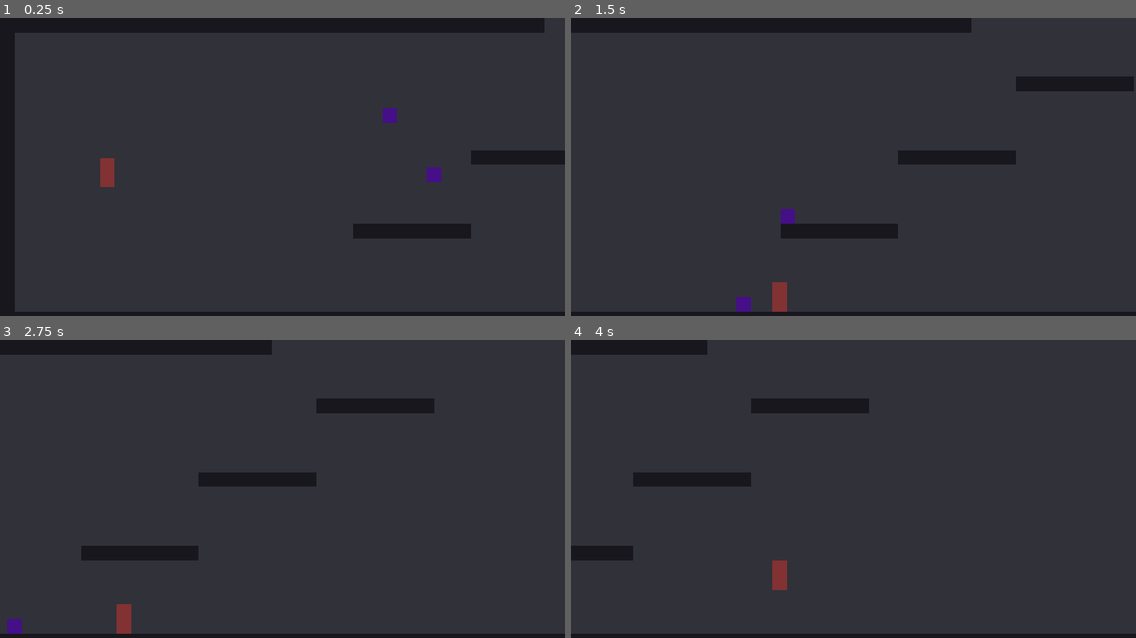
Above: before the commit, frames 1-4 (two rows, left to right).
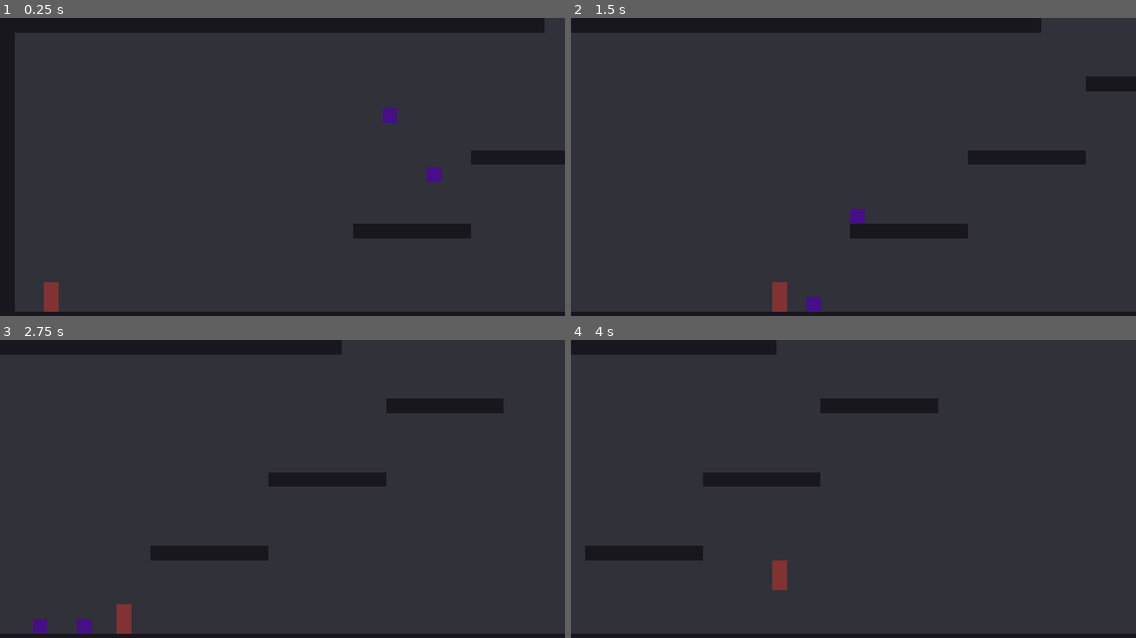
Above: after the commit, the same moments.

Repository: RubixDev/OutOfBounds
Game: Godot game, scene res://scenes/MainScene.tscn
Same seed, same stepped clock (60 frames per second), same inputs: the game is played once before the commit and once after it.
Inputs:
- Up to frame 1 (0.25 s): no input
- Up to frame 2 (1.5 s): hold Right (move_right) from 0.53 s (still down); tap Shift (go_oob) at 0.6, 1.35 s; tap Up (jump) at 0.77 s
- Up to frame 3 (2.75 s): tap Up (jump) at 1.52 s; release Right (move_right) at 2.03 s; hold Left (move_left) from 2.03 s (still down); tap Shift (go_oob) at 2.1 s
- Up to frame 4 (4 s): release Left (move_left) at 2.78 s; hold Right (move_right) from 2.78 s (still down); tap Shift (go_oob) at 2.85, 3.6 s; tap Up (jump) at 3.02, 3.77 s

The runs differ from the first frame. In frame 1, 0.5% of the frame differs, in the area x 7-21%, y 47-99%; in frame 2, 4.2%; in frame 3, 4.6%, in the area x 1-90%, y 0-99%; in frame 4, 3.7%.

Commit message:
Add 2nd floor

Diff:
--- a/src/scenes/MainScene.tscn
+++ b/src/scenes/MainScene.tscn
@@ -17,8 +17,7 @@
 scale = Vector2( 78, 2 )
 
 [node name="Wall3" parent="Walls" instance=ExtResource( 1 )]
-position = Vector2( 0, 525 )
-scale = Vector2( 2, 23 )
+scale = Vector2( 2, 40 )
 
 [node name="Wall4" parent="Walls" instance=ExtResource( 1 )]
 position = Vector2( 3800, 525 )
@@ -45,12 +44,12 @@
 position = Vector2( 1525, 425 )
 
 [node name="Player" parent="." instance=ExtResource( 3 )]
-position = Vector2( 365, 419 )
+position = Vector2( 175, 950 )
 
 [node name="Camera" type="Camera2D" parent="Player"]
 current = true
 limit_left = 0
-limit_top = 0
+limit_top = -800
 limit_right = 3840
 limit_bottom = 1080
 drag_margin_h_enabled = true
@@ -59,6 +58,6 @@
 drag_margin_left = 0.3
 drag_margin_top = 0.6
 drag_margin_right = 0.0
-drag_margin_bottom = 0.6
+drag_margin_bottom = 0.0
 editor_draw_limits = true
 editor_draw_drag_margin = true
